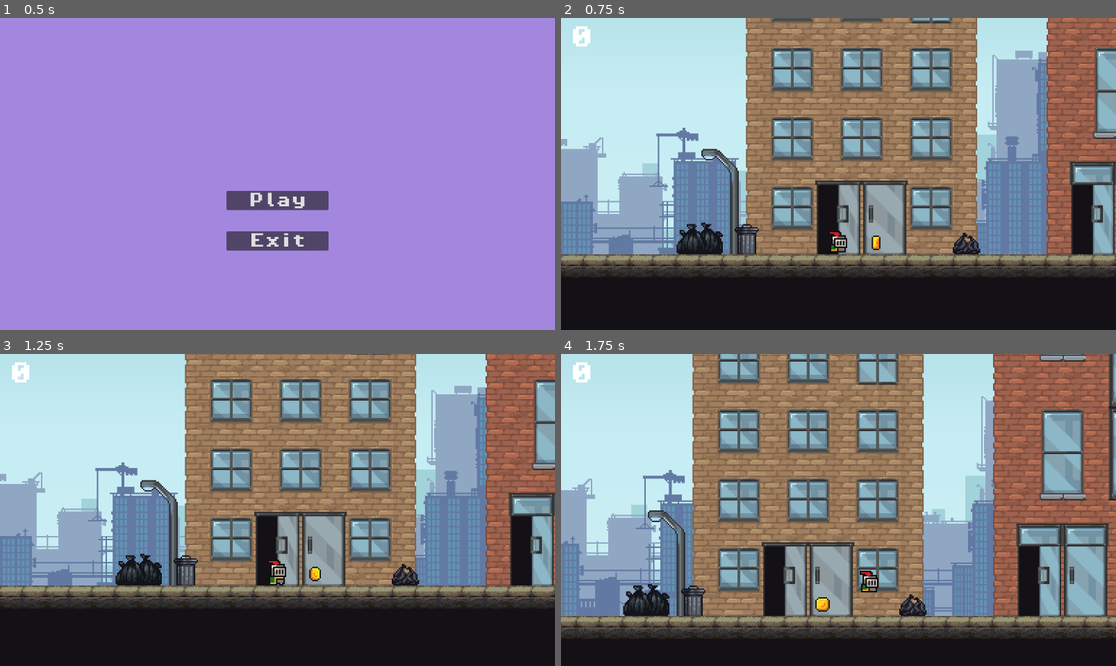
Above: before the commit, frames 1-4 (two rows, left to right).
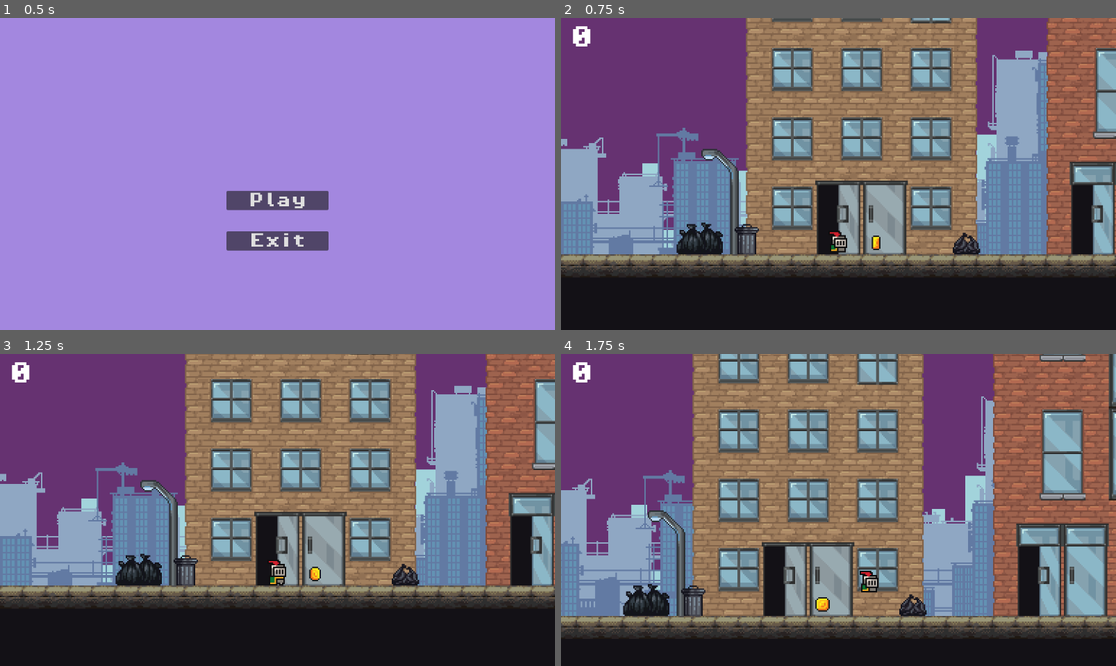
Above: after the commit, the same moments.

Repository: naziae23/brackeys-game-jam-2026
Game: Godot game, scene res://scenes/menus/main_menu.tscn
Two runs of this game, one before a commit and one after it. Both use one fixed random seed, a clock stepped at 60 frames per second and the inputs below.
Inputs:
- Up to frame 1 (0.5 s): no input
- Up to frame 2 (0.75 s): click "Play" at 0.5 s
- Up to frame 3 (1.25 s): no input
- Up to frame 4 (1.75 s): hold D (move_right) from 1.28 s (still down); tap Space (dash) at 1.35 s; tap W (move_up) at 1.52 s

Frame 1 is identical in both runs. In frame 2, 18% of the frame differs, in the area x 0-88%, y 0-68%; in frame 3, 18%; in frame 4, 17%.

Commit message:
added shader for sky

Diff:
--- a/scenes/game.tscn
+++ b/scenes/game.tscn
@@ -7,9 +7,11 @@
 [ext_resource type="Texture2D" uid="uid://cg1ah6ptyo2dj" path="res://assets/GandalfHardcore City Tiles/Decoration 32x32.png" id="4_0tnpc"]
 [ext_resource type="PackedScene" uid="uid://c3dvbeh2vg01w" path="res://scenes/killzone.tscn" id="5_iywne"]
 [ext_resource type="Texture2D" uid="uid://d2bd0wk0alcwn" path="res://assets/GandalfHardcore City Tiles/GandalfHardcore city tiles 32x32.png" id="5_vtaks"]
+[ext_resource type="Shader" uid="uid://br3g6al63vd6q" path="res://scenes/sky.gdshader" id="7_kvuet"]
 [ext_resource type="Texture2D" uid="uid://b7usdwrfmrr5q" path="res://assets/GandalfHardcore City Tiles/City background sky.png" id="8_kvpfn"]
 [ext_resource type="PackedScene" uid="uid://dox5e8j2gni4j" path="res://scenes/collectable.tscn" id="9_0tnpc"]
 [ext_resource type="Texture2D" uid="uid://bkh7c3551ggjy" path="res://assets/GandalfHardcore City Tiles/City background layer1.png" id="9_dinhu"]
+[ext_resource type="Script" uid="uid://cwenvao5b8vhd" path="res://scenes/skySprite.gd" id="9_trtic"]
 [ext_resource type="Texture2D" uid="uid://04qdd4w0pimh" path="res://assets/GandalfHardcore City Tiles/City background layer2.png" id="10_kvuet"]
 [ext_resource type="PackedScene" uid="uid://c4sctf2tdbm14" path="res://scenes/winzone.tscn" id="12_kvuet"]
 
@@ -1029,6 +1031,10 @@
 sources/2 = SubResource("TileSetAtlasSource_dinhu")
 sources/4 = SubResource("TileSetAtlasSource_kvuet")
 
+[sub_resource type="ShaderMaterial" id="ShaderMaterial_trtic"]
+shader = ExtResource("7_kvuet")
+shader_parameter/level = 0.0
+
 [sub_resource type="WorldBoundaryShape2D" id="WorldBoundaryShape2D_p57ef"]
 distance = -346.0
 
@@ -1037,6 +1043,7 @@
 [node name="GameManager" type="Node" parent="." unique_id=110346765]
 unique_name_in_owner = true
 script = ExtResource("1_gee14")
+level = 10
 
 [node name="HUD" parent="." unique_id=274211314 instance=ExtResource("2_kvpfn")]
 
@@ -1066,9 +1073,11 @@
 repeat_size = Vector2(1024, 0)
 
 [node name="Sprite2D" type="Sprite2D" parent="Background/Sky" unique_id=416720557]
+material = SubResource("ShaderMaterial_trtic")
 scale = Vector2(1, 1.5028902)
 texture = ExtResource("8_kvpfn")
 centered = false
+script = ExtResource("9_trtic")
 
 [node name="Layer1" type="Parallax2D" parent="Background" unique_id=871384094]
 scroll_scale = Vector2(0.2, 0.2)
--- /dev/null
+++ b/scenes/sky.gdshader
@@ -0,0 +1,18 @@
+shader_type canvas_item;
+uniform float level;
+
+void vertex() {
+	// Called for every vertex the material is visible on.
+}
+
+void fragment() {
+	// Called for every pixel the material is visible on.
+	vec4 purple = vec4(102.0/255.0, 50.0/255.0, 113.0/255.0, 1.0);
+	vec3 tinted = mix(COLOR.rgb, purple.rgb, (level / 10.0));
+	COLOR = vec4(tinted, COLOR.a);
+}
+
+//void light() {
+//	// Called for every pixel for every light affecting the CanvasItem.
+//	// Uncomment to replace the default light processing function with this one.
+//}
--- /dev/null
+++ b/scenes/skySprite.gd
@@ -0,0 +1,11 @@
+extends Sprite2D
+
+@onready var game_manager: Node = %GameManager
+
+# Called when the node enters the scene tree for the first time.
+func _ready() -> void:
+	material.set_shader_parameter("level", game_manager.level)
+
+# Called every frame. 'delta' is the elapsed time since the previous frame.
+func _process(delta: float) -> void:
+	pass
--- a/scripts/game_manager.gd
+++ b/scripts/game_manager.gd
@@ -1,7 +1,13 @@
 extends Node
 
 var score = 0
+@export var level = 0 #export for testing
+
 @onready var score_label: Label = $"../HUD/score"
+@onready var bg_sky: Material = $"../Background/Sky/Sprite2D".material
+
+func next_level():
+	level += 1
 
 func add_point():
 	score += 1
@@ -10,6 +16,8 @@
 
 func win_game():
 	get_tree().change_scene_to_file("res://scenes/menus/win_screen.tscn")
+	bg_sky.set_shader_parameter("level", level)
+
 
 func lose_game():
 	get_tree().reload_current_scene()
--- a/scripts/winzone.gd
+++ b/scripts/winzone.gd
@@ -4,6 +4,7 @@
 @onready var game_manager: Node = %GameManager
 
 func _on_body_entered(body: Node2D) -> void:
+	game_manager.next_level()
 	print("you win")
 	Engine.time_scale = 0.5
 	timer.start()
Not shown, added: scenes/sky.gdshader.uid
Not shown, added: scenes/skySprite.gd.uid
